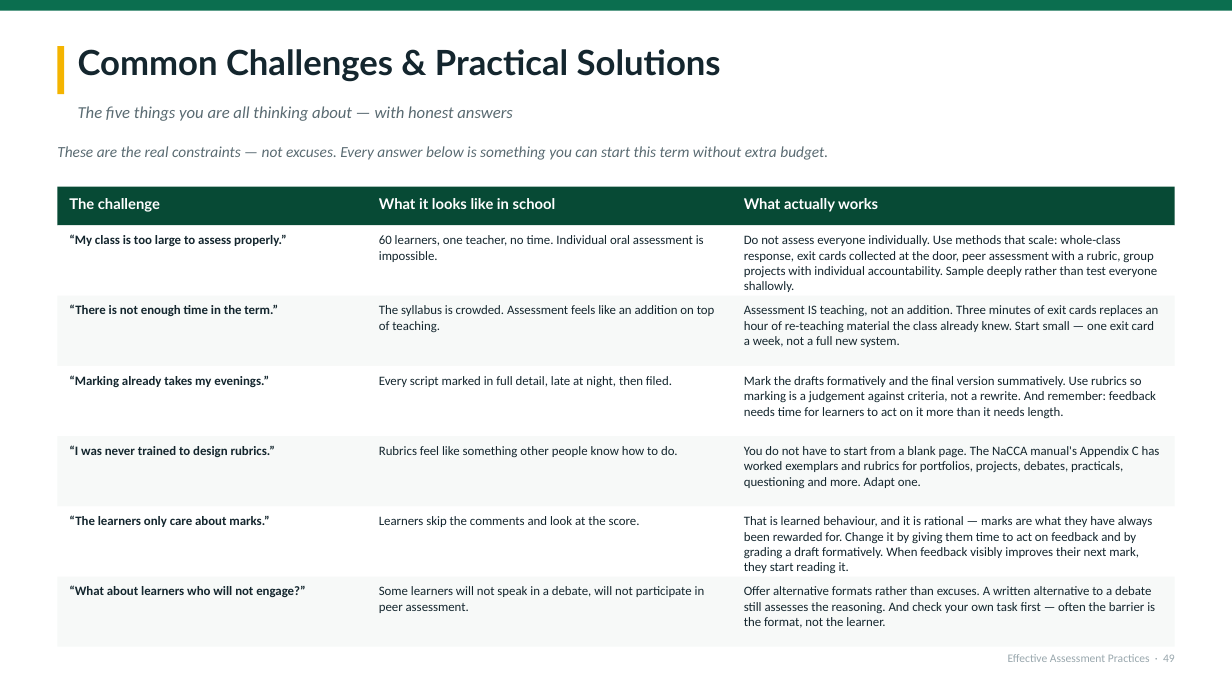
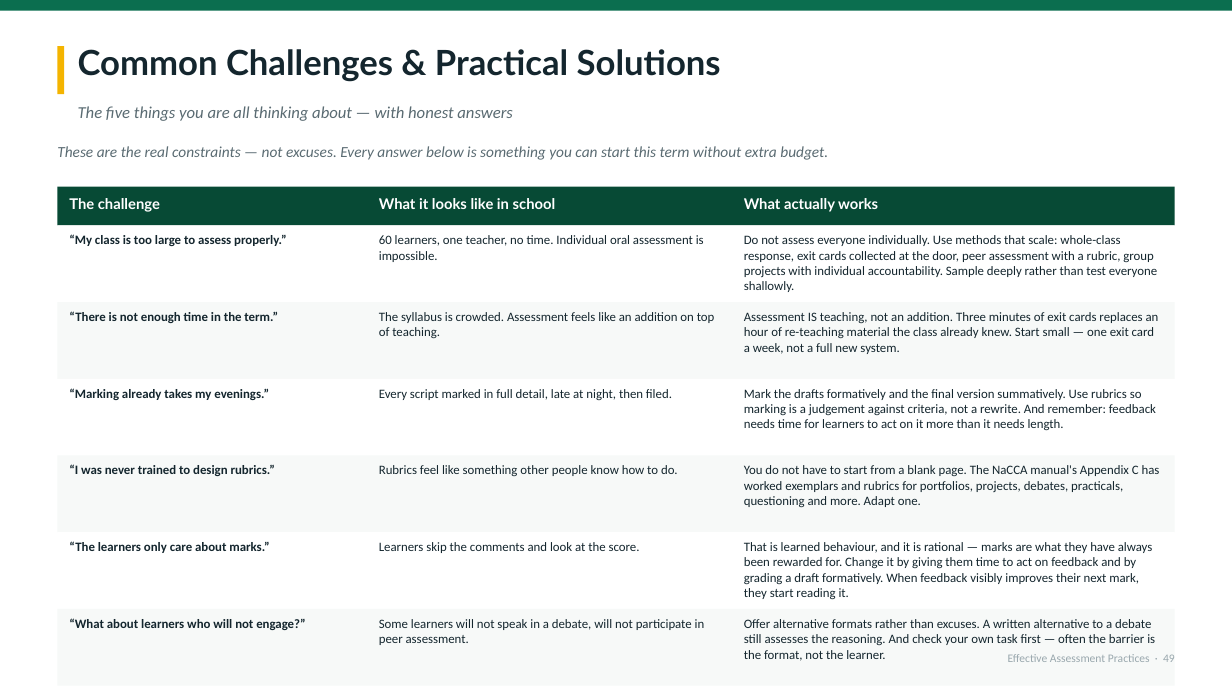
Before and after one commit to kumahemmanuel69-oss/Keelson-ACADEX, a slide deck: slide 49 of deliverables/Effective-Assessment-Practices-KATON-2026.pptx. Drawn at 1232x693 pixels with LibreOffice and Linux fonts; fonts in the diff are those of the drawing. Boxes give left, top, right and bottom in pixels: in the first picture for what was removed or moved away, otherwise in the second. Text is boxed around its words. In the diff, an @@ line names an element or a change of style, - is before the commit and + after.

```diff
--- a/deliverables/Effective-Assessment-Practices-KATON-2026.pptx
+++ b/deliverables/Effective-Assessment-Practices-KATON-2026.pptx
@@ rectangle: place and size @@
-rectangle at (57, 296, 1175, 366)
+rectangle at (57, 302, 1175, 379)
@@ text "“There is not enough time ...": place and size @@
-text "“There is not enough time ..." at (69, 304, 278, 316)
+text "“There is not enough time ..." at (69, 311, 278, 323)
@@ text "The syllabus is crowded. Assessment ...": place and size @@
-text "The syllabus is crowded. Assessment ..." at (379, 305, 715, 332)
+text "The syllabus is crowded. Assessment ..." at (379, 312, 715, 338)
@@ text "Assessment IS teaching, not an ...": place and size @@
-text "Assessment IS teaching, not an ..." at (744, 305, 1159, 347)
+text "Assessment IS teaching, not an ..." at (744, 312, 1159, 354)
@@ rectangle: place and size @@
-rectangle at (57, 366, 1175, 436)
+rectangle at (57, 379, 1175, 456)
@@ text "“Marking already takes my evenings.”": place and size @@
-text "“Marking already takes my evenings.”" at (69, 375, 269, 387)
+text "“Marking already takes my evenings.”" at (69, 388, 269, 400)
@@ text "Every script marked in full ...": place and size @@
-text "Every script marked in full ..." at (379, 376, 672, 387)
+text "Every script marked in full ..." at (379, 389, 672, 400)
@@ text "Mark the drafts formatively and ...": place and size @@
-text "Mark the drafts formatively and ..." at (744, 376, 1156, 419)
+text "Mark the drafts formatively and ..." at (744, 389, 1156, 431)
@@ rectangle: place and size @@
-rectangle at (57, 436, 1175, 506)
+rectangle at (57, 456, 1175, 532)
@@ text "“I was never trained to ...": place and size @@
-text "“I was never trained to ..." at (69, 445, 275, 457)
+text "“I was never trained to ..." at (69, 464, 275, 476)
@@ text "Rubrics feel like something other ...": place and size @@
-text "Rubrics feel like something other ..." at (379, 446, 678, 457)
+text "Rubrics feel like something other ..." at (379, 465, 678, 476)
@@ text "You do not have to ...": place and size @@
-text "You do not have to ..." at (744, 446, 1160, 488)
+text "You do not have to ..." at (744, 465, 1160, 507)
@@ rectangle: place and size @@
-rectangle at (57, 506, 1175, 577)
+rectangle at (57, 532, 1175, 609)
@@ text "“The learners only care about ...": place and size @@
-text "“The learners only care about ..." at (69, 515, 269, 527)
+text "“The learners only care about ..." at (69, 541, 269, 553)
@@ text "Learners skip the comments and ...": place and size @@
-text "Learners skip the comments and ..." at (379, 516, 640, 527)
+text "Learners skip the comments and ..." at (379, 542, 640, 553)
@@ text "That is learned behaviour, and ...": place and size @@
-text "That is learned behaviour, and ..." at (744, 516, 1153, 574)
+text "That is learned behaviour, and ..." at (744, 542, 1153, 600)
@@ rectangle: place and size @@
-rectangle at (57, 577, 1175, 647)
+rectangle at (57, 609, 1175, 686)
@@ text "“What about learners who will ...": place and size @@
-text "“What about learners who will ..." at (69, 585, 305, 597)
+text "“What about learners who will ..." at (69, 618, 305, 630)
@@ text "Some learners will not speak ...": place and size @@
-text "Some learners will not speak ..." at (379, 586, 705, 613)
+text "Some learners will not speak ..." at (379, 619, 705, 645)
@@ text "Offer alternative formats rather than ...": place and size @@
-text "Offer alternative formats rather than ..." at (744, 586, 1155, 628)
+text "Offer alternative formats rather than ..." at (744, 619, 1155, 661)
```
Also in this commit, not shown: 22 other slides changed, 2 other files.
